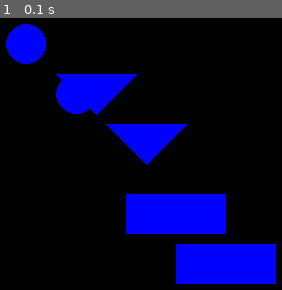
Above: before the commit, frame 1.
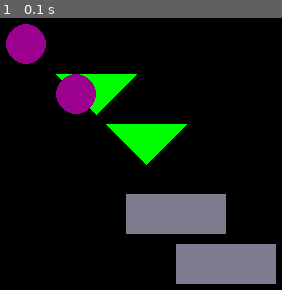
Above: after the commit, the same moment.

Repository: Blondwolf/Animaker
Game: pygame game, started from test.py
Two runs of this game, one before a commit and one after it. Both use one fixed random seed, a clock stepped at 60 frames per second and the inputs below.
Inputs:
- Up to frame 1 (0.1 s): no input

The runs differ from the first frame. In frame 1, 17% of the frame differs, in the area x 2-98%, y 2-98%.

Commit message:
add color

Diff:
--- a/exemples/test_animaker2.txt
+++ b/exemples/test_animaker2.txt
@@ -1,14 +1,14 @@
-ball0 = Ball 50, 50, 20;
-rect0 = Rectangle 150, 200, 100, 40;
-triangle0 = Triangle 120, 120, 80, 80, 160, 80;
+ball0 = Ball 50, 50, 20, [155, 0, 142];
+rect0 = Rectangle 150, 200, 100, 40, [124, 124, 142];
+triangle0 = Triangle 120, 120, 80, 80, 160, 80, [0, 255, 0];
 
 show ball0;
 show rect0;
 show triangle0;
 
-move ball0 50.0 50.0;
-move rect0 50.0 50.0;
-move triangle0 50.0 50.0;
+move ball0 50 50;
+move rect0 50 50;
+move triangle0 50 50;
 
 show ball0;
 show rect0;
--- a/interpreterAnim.py
+++ b/interpreterAnim.py
@@ -55,7 +55,6 @@
 
 @addToClass(AST.AssignNode)
 def execute(self):
-    print(self.children[0].tok)
     vars[self.children[0].tok] = self.children[1].execute()
 
 @addToClass(AST.PrintNode)
@@ -70,21 +69,27 @@
 
 @addToClass(AST.ShowNode)
 def execute(self):
-    #file.write(self+"\n")
-    #print(self.children)
     object_geom = vars.get(self.children[0].tok)
     type = object_geom[0].lower()
+    color = [255, 255, 255]
+    print(object_geom)
     if type == "ball":
-        file.write("    pygame.draw.circle(screen, [0, 0, 255], ({}, {}), {})\n".format(int(object_geom[1]),
+        if len(object_geom) == 5:
+            color = object_geom[4]
+        file.write("    pygame.draw.circle(screen, {}, ({}, {}), {})\n".format(color, int(object_geom[1]),
                                                                                         int(object_geom[2]),
                                                                                         int(object_geom[3])))
     elif type == "rectangle":
-        file.write("    pygame.draw.rect(screen, [0, 0, 255], ({}, {}, {}, {}))\n".format(int(object_geom[1]),
+        if len(object_geom) == 6:
+            color = object_geom[5]
+        file.write("    pygame.draw.rect(screen, {}, ({}, {}, {}, {}))\n".format(color, int(object_geom[1]),
                                                                                           int(object_geom[2]),
                                                                                           int(object_geom[3]),
                                                                                           int(object_geom[4])))
     elif type == "triangle":
-        file.write("    pygame.draw.polygon(screen, [0, 0, 255], [({}, {}), ({}, {}), ({}, {})])\n".format(int(object_geom[1]),
+        if len(object_geom) == 8:
+            color = object_geom[7]
+        file.write("    pygame.draw.polygon(screen, {}, [({}, {}), ({}, {}), ({}, {})])\n".format(color, int(object_geom[1]),
                                                                                                            int(object_geom[2]),
                                                                                                            int(object_geom[3]),
                                                                                                            int(object_geom[4]),
--- a/lexAnim.py
+++ b/lexAnim.py
@@ -14,7 +14,9 @@
 
 tokens = (
     'IDENTIFIER',
-    'NUMBER',
+	'INTEGER',
+	'FLOAT',
+	'COLOR',
     'ADD_OP',
     'MUL_OP'
 ) + tuple(map(lambda s: s.upper(), reserved_words))
@@ -33,9 +35,19 @@
         t.type = t.value.upper()
     return t
 
-def t_NUMBER(t):
-    r'\d+\.?\d*'
+def t_INTEGER(t):
+    r'[+-]?(?<!\.)\b[0-9]+\b(?!\.[0-9])'
+    t.value = int(t.value)
+    return t
+
+def t_FLOAT(t):
+    r'\d+(\.\d+)?'
     t.value = float(t.value)
+    return t
+
+def t_COLOR(t):
+    r'\[\d+,\s+\d+,\s+\d+\]'
+    t.value = t.value
     return t
 
 def t_newline(t):
@@ -56,7 +68,7 @@
     if len(sys.argv)>1:
         prog = open(sys.argv[1]).read()
     else:
-        prog = open("exemples/test.txt").read()
+        prog = open("exemples/test_animaker2.txt").read()
 
     lex.input(prog)
     while 1:
--- a/parserAnim.py
+++ b/parserAnim.py
@@ -20,11 +20,11 @@
 ###     Expressions basic     ###
 
 def p_expression_program(p):
-    """program : statement ';' """
+    """program : statement ';'"""
     p[0] = AST.ProgramNode(p[1])
 
 def p_expression_recursive(p):
-    ''' program : statement ';' program '''
+    """program : statement ';' program"""
     p[0] = AST.ProgramNode([p[1]] + p[3].children)
 
 def p_expression_statement(p):
@@ -52,7 +52,8 @@
     p[0] = AST.TokenNode(p[1])
 
 def p_expression_num(p):
-    """expression : NUMBER"""
+    """expression : FLOAT
+    | INTEGER"""
     p[0] = AST.TokenNode(p[1])
 
 def p_expression_addop(p):
@@ -76,26 +77,38 @@
 
 def p_expression_pi(p):
     """expression : PI"""
-    p[0] = AST.TokenNode(3.14)  #A voir !NUMBER? pas geré sinon comme un number
+    p[0] = AST.TokenNode(3.1415926535)  #A voir !NUMBER? pas geré sinon comme un number
 
 def p_expression_ball(p):
-    """expression : BALL NUMBER ',' NUMBER ',' NUMBER"""
-    p[0] = AST.TokenNode([p[1], p[2], p[4], p[6]])
+    """expression : BALL INTEGER ',' INTEGER ',' INTEGER
+    | BALL INTEGER ',' INTEGER ',' INTEGER ',' COLOR"""
+    if len(p) == 7:
+        p[0] = AST.TokenNode([p[1], p[2], p[4], p[6]])
+    elif len(p) == 9:
+        p[0] = AST.TokenNode([p[1], p[2], p[4], p[6], p[8]])
 
 def p_expression_rectangle(p):
-    """expression : RECTANGLE NUMBER ',' NUMBER ',' NUMBER ',' NUMBER"""
-    p[0] = AST.TokenNode([p[1], p[2], p[4], p[6], p[8]])
+    """expression : RECTANGLE INTEGER ',' INTEGER ',' INTEGER ',' INTEGER
+    | RECTANGLE INTEGER ',' INTEGER ',' INTEGER ',' INTEGER ',' COLOR"""
+    if len(p) == 9:
+        p[0] = AST.TokenNode([p[1], p[2], p[4], p[6], p[8]])
+    elif len(p) == 11:
+        p[0] = AST.TokenNode([p[1], p[2], p[4], p[6], p[8], p[10]])
 
 def p_expressiom_triangle(p):
-    """expression : TRIANGLE NUMBER ',' NUMBER ',' NUMBER ',' NUMBER ',' NUMBER ',' NUMBER"""
-    p[0] = AST.TokenNode([p[1], p[2], p[4], p[6], p[8], p[10], p[12]])
+    """expression : TRIANGLE INTEGER ',' INTEGER ',' INTEGER ',' INTEGER ',' INTEGER ',' INTEGER
+    | TRIANGLE INTEGER ',' INTEGER ',' INTEGER ',' INTEGER ',' INTEGER ',' INTEGER ',' COLOR"""
+    if len(p) == 13:
+        p[0] = AST.TokenNode([p[1], p[2], p[4], p[6], p[8], p[10], p[12]])
+    elif len(p) == 15:
+        p[0] = AST.TokenNode([p[1], p[2], p[4], p[6], p[8], p[10], p[12], p[14]])
 
 def p_expression_move(p):
-    """statement : MOVE IDENTIFIER NUMBER NUMBER"""
+    """statement : MOVE IDENTIFIER INTEGER INTEGER"""
     p[0] = AST.MoveNode([AST.TokenNode(p[2]), AST.TokenNode(p[3]), AST.TokenNode(p[4])])
 
 def p_expression_rotate(p):
-    """statement : ROTATE IDENTIFIER NUMBER"""
+    """statement : ROTATE IDENTIFIER FLOAT"""
     p[0] = AST.RotateNode([AST.TokenNode(p[2]), AST.TokenNode(p[3])])
 
 def p_expression_show(p):
--- a/test.py
+++ b/test.py
@@ -4,12 +4,12 @@
 if __name__ == '__main__':
     pygame.init()
     screen = pygame.display.set_mode((640, 480))
-    pygame.draw.circle(screen, [0, 0, 255], (50, 50), 20)
-    pygame.draw.rect(screen, [0, 0, 255], (150, 200, 100, 40))
-    pygame.draw.polygon(screen, [0, 0, 255], [(120, 120), (80, 80), (160, 80)])
-    pygame.draw.circle(screen, [0, 0, 255], (100, 100), 20)
-    pygame.draw.rect(screen, [0, 0, 255], (200, 250, 100, 40))
-    pygame.draw.polygon(screen, [0, 0, 255], [(170, 170), (130, 130), (210, 130)])
+    pygame.draw.circle(screen, [155, 0, 142], (50, 50), 20)
+    pygame.draw.rect(screen, [124, 124, 142], (150, 200, 100, 40))
+    pygame.draw.polygon(screen, [0, 255, 0], [(120, 120), (80, 80), (160, 80)])
+    pygame.draw.circle(screen, [155, 0, 142], (100, 100), 20)
+    pygame.draw.rect(screen, [124, 124, 142], (200, 250, 100, 40))
+    pygame.draw.polygon(screen, [0, 255, 0], [(170, 170), (130, 130), (210, 130)])
     pygame.display.flip()
     running = 1
     while running:
Not shown, changed: exemples/test_animaker2-ast.pdf
